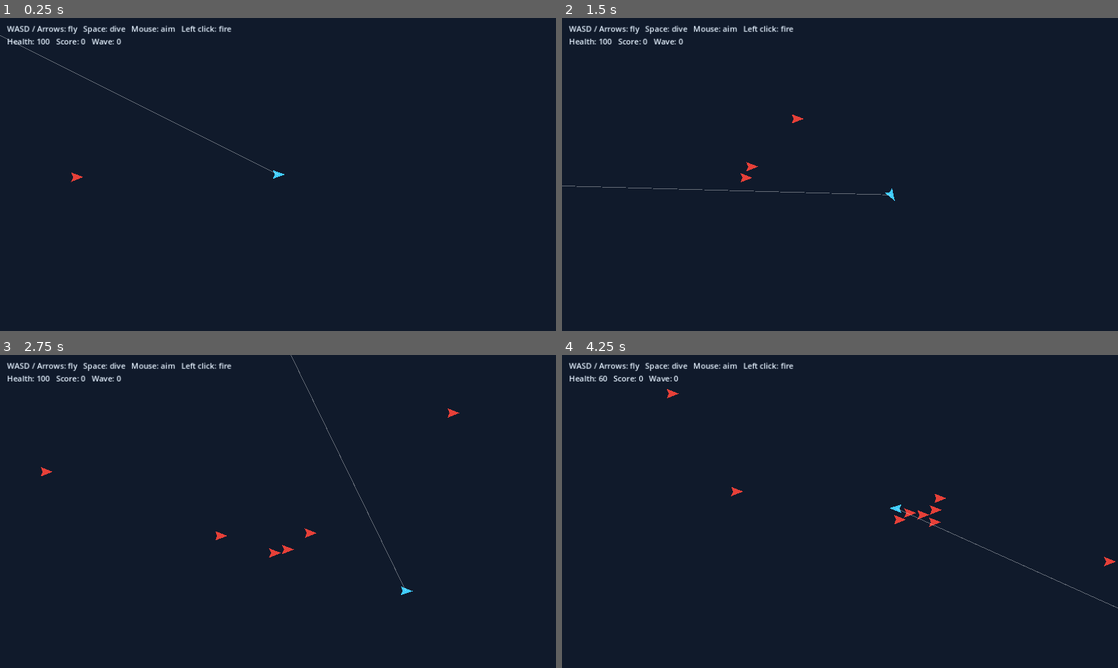
Above: before the commit, frames 1-4 (two rows, left to right).
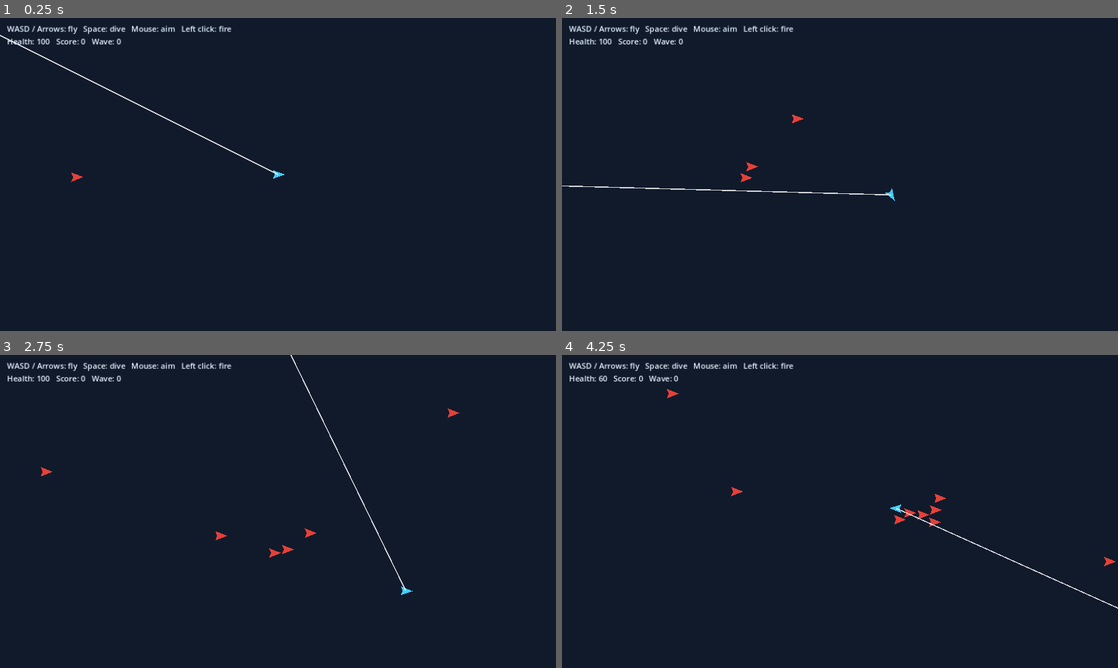
Above: after the commit, the same moments.

Repository: IsiahJohnson/superflight-skyrogue
Game: Godot game, scene res://scenes/main.tscn
Two runs of this game, one before a commit and one after it. Both use one fixed random seed, a clock stepped at 60 frames per second and the inputs below.
Inputs (mouse positions are in pixels of both pictures, inside the frame that each line leads up to):
- Up to frame 1 (0.25 s): no input
- Up to frame 2 (1.5 s): tap Enter at 0.5 s; move the mouse to (962, 158) at 0.52 s; hold D (move_right) 0.53-1.28 s; hold Space (dive) 0.53-1.28 s; move the mouse to (728, 190) at 1.27 s; hold S (move_down) from 1.28 s (still down); click (728, 190) at 1.35 s
- Up to frame 3 (2.75 s): move the mouse to (333, 442) at 2.02 s; release S (move_down) at 2.03 s; hold D (move_right) from 2.03 s (still down); tap Enter at 2.1 s
- Up to frame 4 (4.25 s): move the mouse to (812, 574) at 2.77 s; release D (move_right) at 2.78 s; hold W (move_up) 2.78-3.53 s; tap Keypad Enter at 2.85 s; move the mouse to (1006, 558) at 3.52 s; hold A (move_left) from 3.53 s (still down); tap 1 at 3.6 s

The runs differ from the first frame. In frame 1, 0.2% of the frame differs, in the area x 0-50%, y 5-51%; in frame 2, 0.2%; in frame 3, 0.2%; in frame 4, 0.2%.

Commit message:
Make projectile aim lines easier to see
Co-authored-by: IsiahJohnson <92471437+IsiahJohnson@users.noreply.github.com>

Diff:
--- a/scripts/player/projectile_line.gd
+++ b/scripts/player/projectile_line.gd
@@ -3,17 +3,17 @@
 # Draws the aim line(s) for the player's shots. Style follows the active weapon
 # upgrades and eases toward its target values for smooth transitions.
 
-const BASE_COLOR = Color(1.0, 1.0, 1.0, 0.35)
-const SPREAD_COLOR = Color(0.3, 0.9, 1.0, 0.4)
-const RAPID_COLOR = Color(1.0, 0.85, 0.2, 0.45)
-const HEAVY_COLOR = Color(1.0, 0.45, 0.2, 0.45)
-const LASER_COLOR = Color(1.0, 0.2, 0.3, 0.55)
+const BASE_COLOR = Color(1.0, 1.0, 1.0, 0.8)
+const SPREAD_COLOR = Color(0.3, 0.9, 1.0, 0.8)
+const RAPID_COLOR = Color(1.0, 0.85, 0.2, 0.85)
+const HEAVY_COLOR = Color(1.0, 0.45, 0.2, 0.85)
+const LASER_COLOR = Color(1.0, 0.2, 0.3, 0.9)
 const BLEND_SPEED = 8.0
 
 @onready var weapons = get_parent().get_node_or_null("Weapons")
 
 var color: Color = BASE_COLOR
-var width: float = 1.5
+var width: float = 2.5
 var spread_angle: float = 0.0
 var glow: float = 0.0
 var pulse_time: float = 0.0
@@ -25,7 +25,7 @@
 	var t = clampf(delta * BLEND_SPEED, 0.0, 1.0)
 
 	var target_color = BASE_COLOR
-	var target_width = 1.5
+	var target_width = 2.5
 	var target_glow = 0.0
 	if weapons.spread_level > 0:
 		target_color = SPREAD_COLOR
